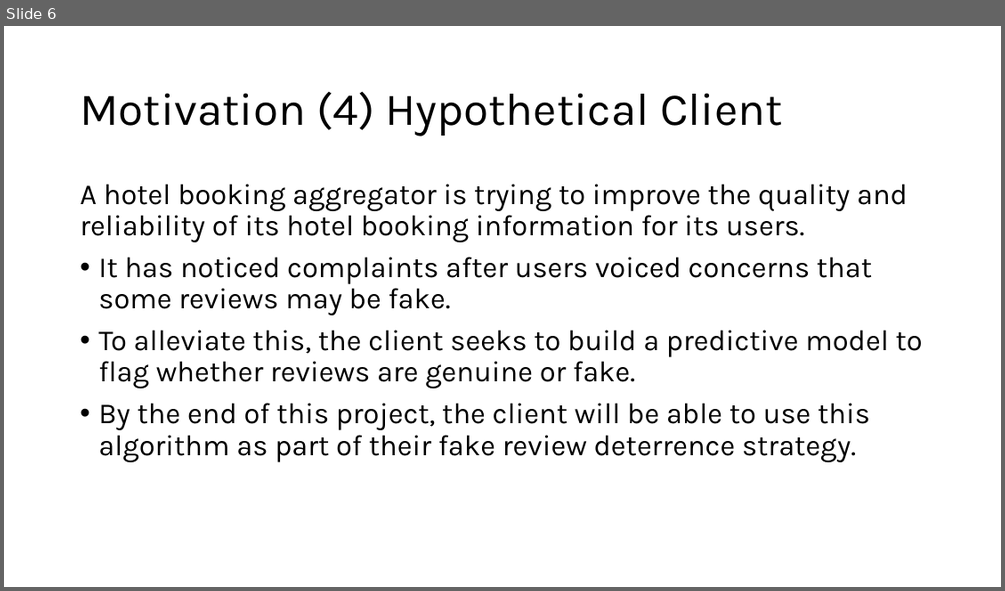
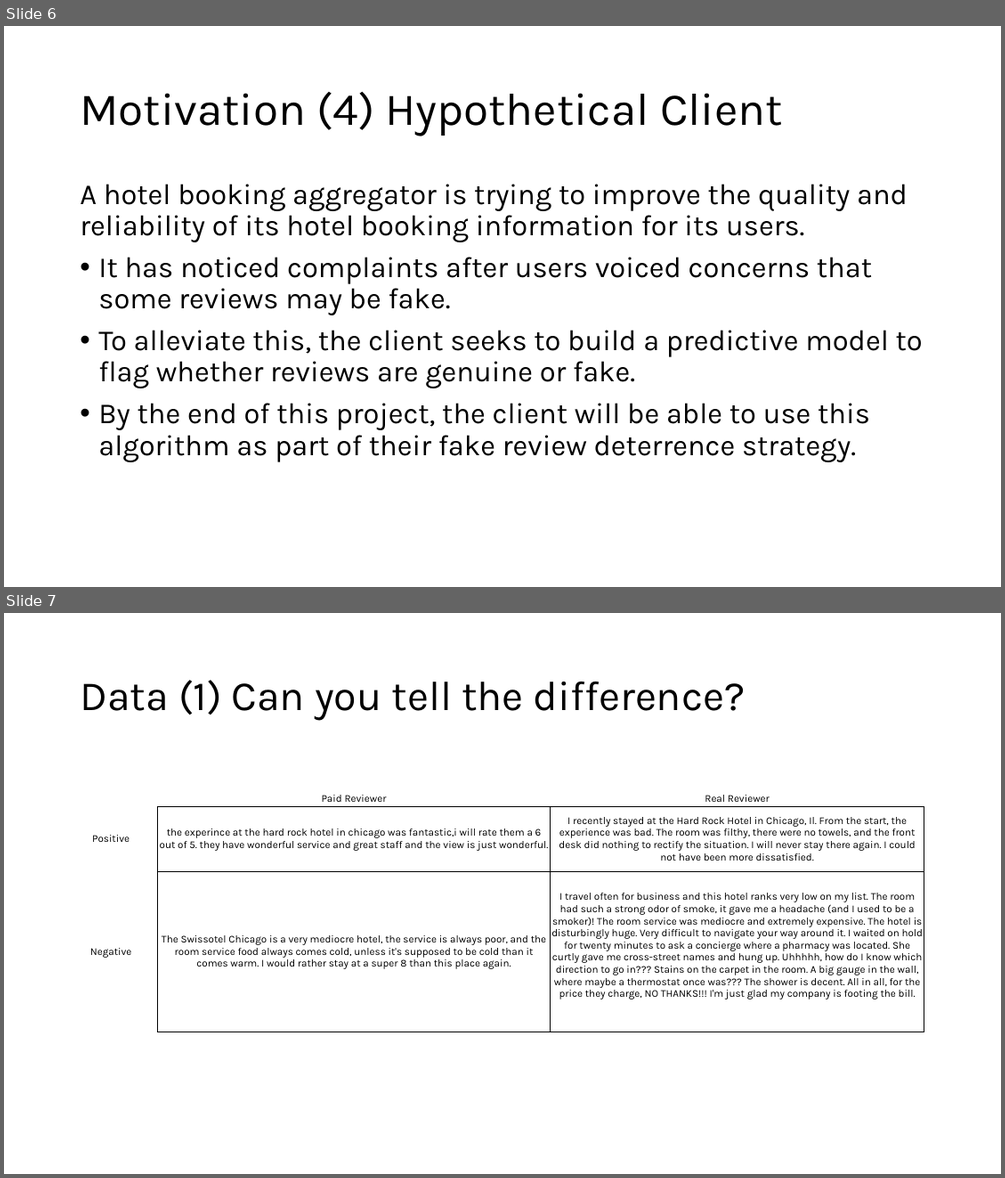
Before and after one commit to chrisgian/Capstone2-NLP-Hotel-Reviews, a slide deck: NLP 2 - Hotel Reviews Deliverable.pptx. Shown one above the other, each under a label of ours: slide 6 before the commit, slides 6 and 7 after it. The pictures are 1005x591 and 1005x1178 pixels, drawn with LibreOffice and Linux fonts; fonts in the diff are those of the drawing. Boxes give left, top, right and bottom in pixels: in the first picture for what was removed or moved away, otherwise in the second. Text is boxed around its words. In the diff, an @@ line names an element or a change of style, - is before the commit and + after.

```diff
--- a/NLP 2 - Hotel Reviews Deliverable.pptx
+++ b/NLP 2 - Hotel Reviews Deliverable.pptx
@@ slide 7 added at <box>4,613,1001,1174</box>, background #FFFFFF @@
@@ title added at <box>80,680,745,720</box>, 40 pt, text #000000 @@
+Data (1) Can you tell the difference?
@@ table added at <box>65,790,924,1032</box>, 3 rows, 3 columns @@
+ | Paid Reviewer | Real Reviewer
+Positive | the experince at the hard rock hotel in chicago was fantastic,i will rate them a 6 out of 5. they have wonderful service and great staff and the view is just wonderful. | I recently stayed at the Hard Rock Hotel in Chicago, Il. From the start, the experience was bad. The room was filthy, there were no towels, and the front desk did nothing to rectify the situation. I will never stay there again. I could not have been more dissatisfied.
+Negative | The Swissotel Chicago is a very mediocre hotel, the service is always poor, and the room service food always comes cold, unless it's supposed to be cold than it comes warm. I would rather stay at a super 8 than this place again. | I travel often for business and this hotel ranks very low on my list. The room had such a strong odor of smoke, it gave me a headache (and I used to be a smoker)! The room service was mediocre and extremely expensive. The hotel is disturbingly huge. Very difficult to navigate your way around it. I waited on hold for twenty minutes to ask a concierge where a pharmacy was located. She curtly gave me cross-street names and hung up. Uhhhhh, how do I know which direction to go in??? Stains on the carpet in the room. A big gauge in the wall, where maybe a thermostat once was??? The shower is decent. All in all, for the price they charge, NO THANKS!!! I'm just glad my company is footing the bill.
```
Also in this commit, not shown: 1 slide changed, 1 other slide added, 2 slides removed, 1 other file.
